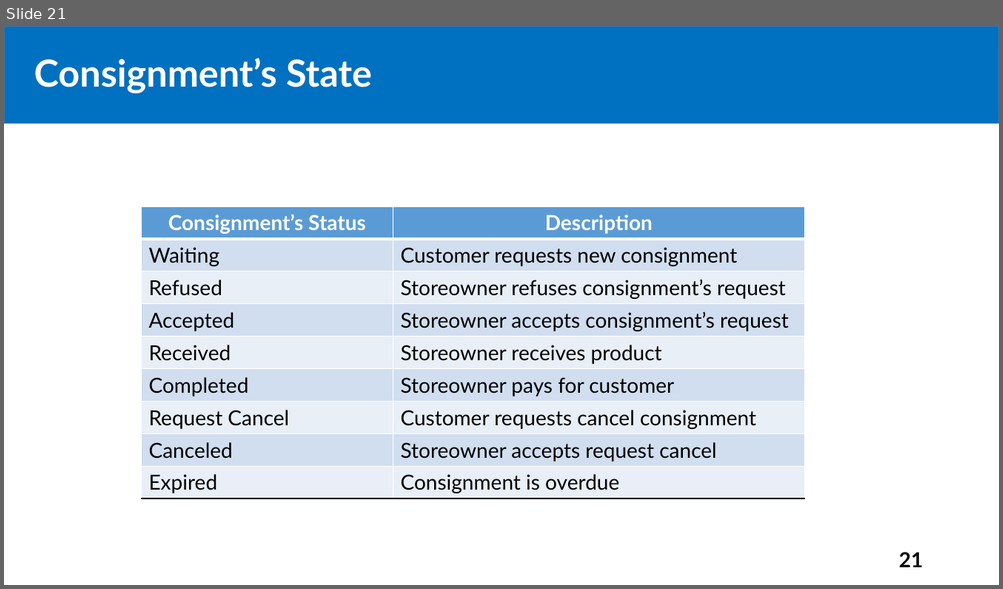
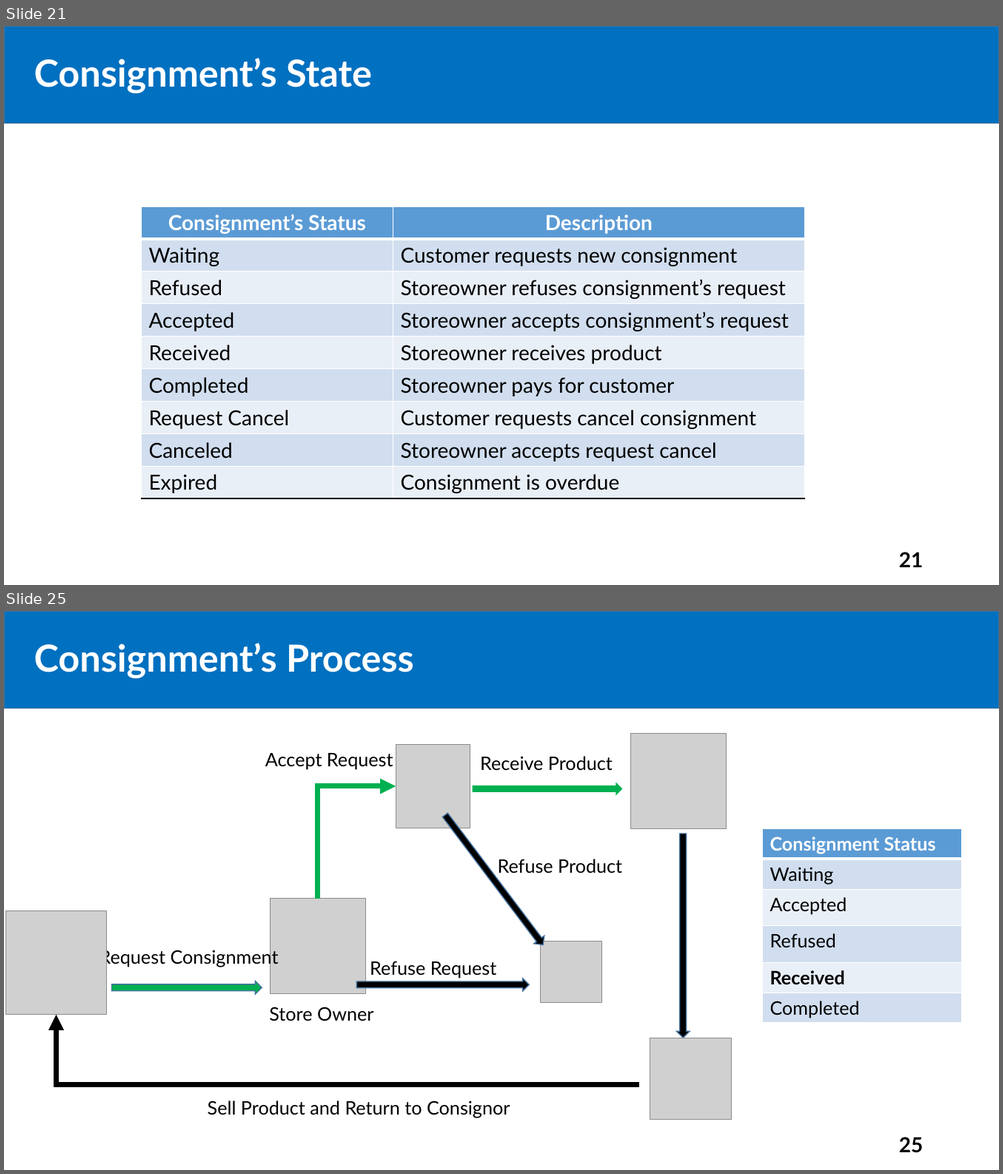
Before and after one commit to tiendan3108/CP, a slide deck: Source/Presentation/PreFinalPresentation.pptx. Shown one above the other, each under a label of ours: slide 21 before the commit, slides 21 and 25 after it; the slides between them are not shown. The pictures are 1003x589 and 1003x1174 pixels, drawn with LibreOffice and Linux fonts; fonts in the diff are those of the drawing; grey boxes stand for pictures. Boxes give left, top, right and bottom in pixels: in the first picture for what was removed or moved away, otherwise in the second. Text is boxed around its words. In the diff, an @@ line names an element or a change of style, - is before the commit and + after.

Commit message:
update

```diff
--- a/Source/Presentation/PreFinalPresentation.pptx
+++ b/Source/Presentation/PreFinalPresentation.pptx
@@ slide 25 added at box(4, 611, 999, 1170), background #FFFFFF @@
@@ rectangle added at box(4, 611, 999, 708), fill #0070C0, outline #43739E 1 pt @@
@@ text added at box(34, 643, 414, 678), 36 pt, text #FFFFFF, bold @@
+Consignment’s Process
@@ title added at box(61, 652, 213, 678), 44 pt, text #FFFFFF, bold @@
+Outline
@@ picture added at box(631, 733, 726, 829) @@
@@ text added at box(265, 753, 393, 769), 18 pt, text #000000 @@
+Accept Request
@@ picture added at box(395, 744, 470, 828) @@
@@ text added at box(480, 756, 612, 771), 18 pt, text #000000 @@
+Receive Product
@@ elbow arrow added from (317, 899) to (395, 786), #00B050 5 pt @@
@@ right arrow added at box(472, 783, 623, 796), fill #00B050 @@
@@ right arrow added at box(440, 812, 548, 948), fill #000000, outline #43739E 1 pt @@
@@ table added at box(762, 829, 962, 1024), 6 rows, 1 columns @@
+Consignment Status
+Waiting
+Accepted
+Refused
+Received
+Completed
@@ right arrow added at box(676, 834, 690, 1039), fill #000000, outline #43739E 1 pt @@
@@ text added at box(498, 859, 622, 874), 18 pt, text #000000 @@
+Refuse Product
@@ picture added at box(270, 899, 365, 994) @@
@@ picture added at box(6, 911, 106, 1014) @@
@@ picture added at box(540, 942, 602, 1002) @@
@@ text added at box(99, 948, 279, 968), 18 pt, text #000000 @@
+Request Consignment
@@ text added at box(370, 961, 497, 979), 18 pt, text #000000 @@
+Refuse Request
@@ right arrow added at box(111, 981, 262, 994), fill #00B050, outline #43739E 1 pt @@
@@ right arrow added at box(357, 979, 529, 991), fill #000000, outline #43739E 1 pt @@
@@ text added at box(269, 1007, 373, 1022), 18 pt, text #000000 @@
+Store Owner
@@ elbow arrow added from (640, 1085) to (57, 1015), #000000 5 pt @@
@@ picture added at box(649, 1039, 731, 1120) @@
@@ text added at box(208, 1101, 509, 1118), 18 pt, text #000000 @@
+Sell Product and Return to Consignor
@@ page number added at box(899, 1137, 923, 1153), 20 pt, text #000000, bold @@
+25
```
Also in this commit, not shown: 1 slide changed, 20 other slides added.
